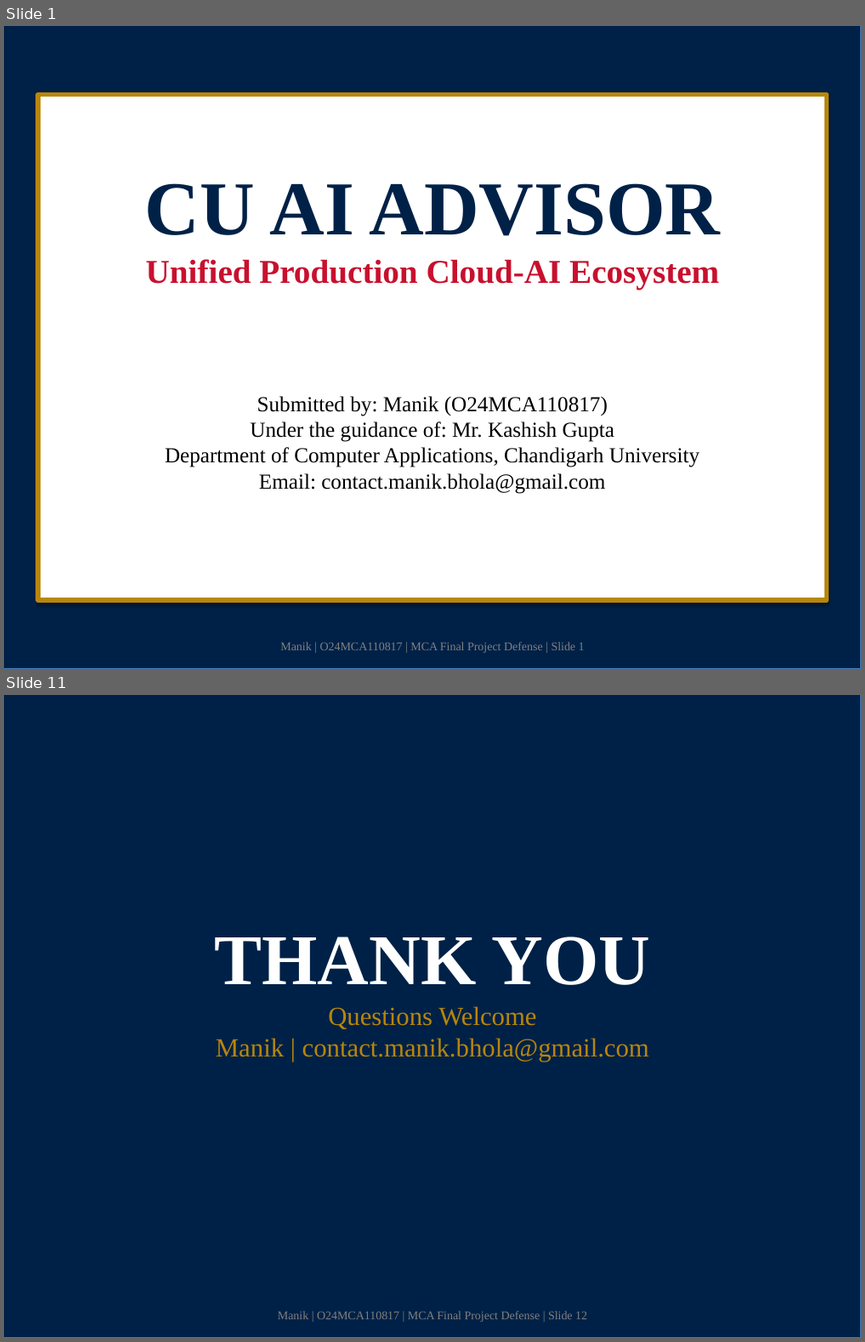
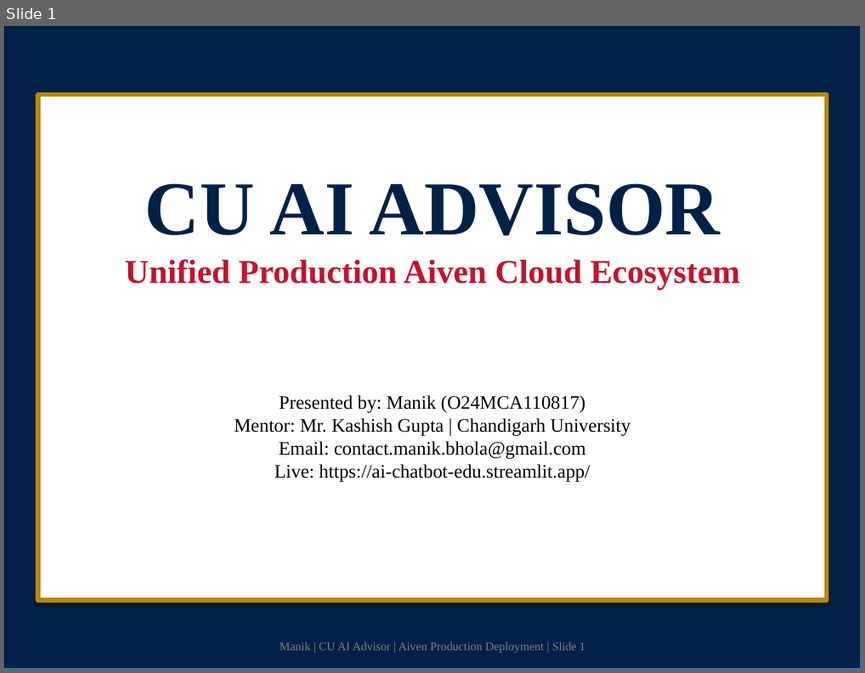
Before and after one commit to manikbholaji/ai-chatbot, a slide deck: CU_AI_Advisor_FINAL_MASTER.pptx. Shown one above the other, each under a label of ours: slides 1 and 11 before the commit, slide 1 after it; the slides between them are not shown. The pictures are 865x1342 and 865x673 pixels, drawn with LibreOffice and Linux fonts; fonts in the diff are those of the drawing. Boxes give left, top, right and bottom in pixels: in the first picture for what was removed or moved away, otherwise in the second. Text is boxed around its words. In the diff, an @@ line names an element or a change of style, - is before the commit and + after.

Commit message:
docs: finalize all deliverables with unified production architecture and Aiven cloud deployment details

```diff
--- a/CU_AI_Advisor_FINAL_MASTER.pptx
+++ b/CU_AI_Advisor_FINAL_MASTER.pptx
@@ slide 11 removed at bbox=[4, 695, 861, 1338], background #FFFFFF @@
@@ rectangle removed at bbox=[4, 695, 861, 1338] @@
@@ text removed at bbox=[215, 936, 650, 1061] @@
-THANK YOU
-Questions Welcome
-Manik | contact.manik.bhola@gmail.com
@@ text removed at bbox=[278, 1310, 587, 1321] @@
-Manik | O24MCA110817 | MCA Final Project Defense | Slide 12
@@ slide 1 changed as well @@
@@ text at bbox=[125, 259, 740, 290]: text changed @@
-Unified Production Cloud-AI Ecosystem
+Unified Production Aiven Cloud Ecosystem
@@ text at bbox=[234, 395, 630, 482]: text changed; size 18 to 16 pt @@
-Submitted by: Manik (O24MCA110817)
-Under the guidance of: Mr. Kashish Gupta
-Department of Computer Applications, Chandigarh University
-Email: contact.manik.bhola@gmail.com
+Presented by: Manik (O24MCA110817)
+Mentor: Mr. Kashish Gupta | Chandigarh University
+Email: contact.manik.bhola@gmail.com
+Live: https://ai-chatbot-edu.streamlit.app/
@@ text at bbox=[279, 641, 585, 652]: text changed @@
-Manik | O24MCA110817 | MCA Final Project Defense | Slide 1
+Manik | CU AI Advisor | Aiven Production Deployment | Slide 1
```
Also in this commit, not shown: 1 other slide changed, 3 slides added, 8 other slides removed, 1 other file.
